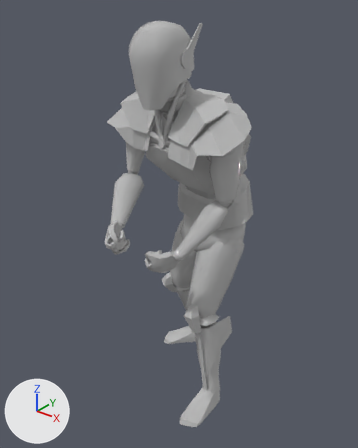
Before and after pictures for a commit that changed the FBX model Assets/enemy/anim/2legRobot_final@Great Sword Idle.fbx.
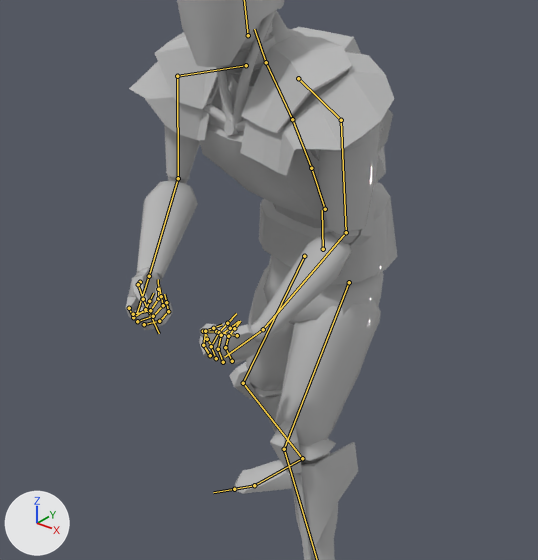
There are two pictures of each version: one whole from a 50 mm lens placed at (5.45, -7.93, 8.58), pointed at (-0.26, -0.78, 4.15), one close up on the part from 10% to 92% of the width and 16% to 85% of the height. Every picture has the same lights, and +X, +Y and +Z are marked at lower left. Both versions are drawn at frame 47 of the action 'mixamo.com'; the numbers are the values there. The bones that bend it are drawn over the model as lines in the close-ups.
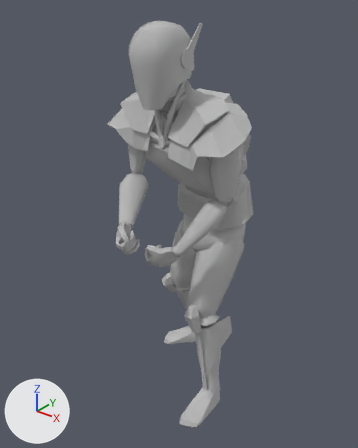
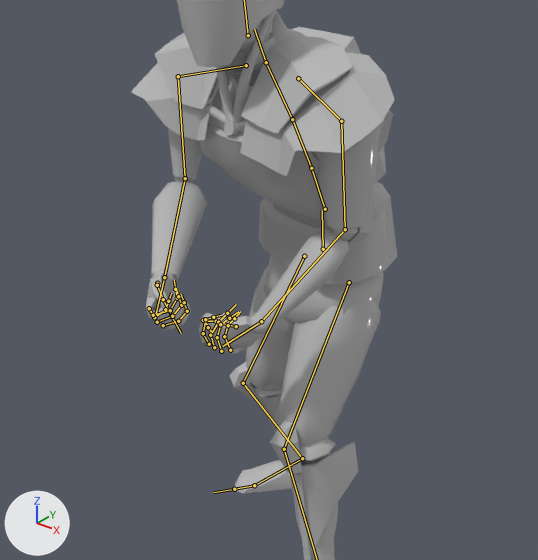
Changed parts and their boxes [x1, y1, x2, y2] in the close-ups (538 x 560 px):
'Box154', posed: before [129, 32, 394, 176]; after [131, 33, 395, 176]
'Cylinder011', posed (7% narrower): before [136, 174, 359, 339]; after [151, 175, 358, 331]
'Box168', posed: before [164, 120, 384, 246]; after [168, 121, 384, 243]
'Box169', posed (15% narrower, 11% shorter): before [126, 267, 270, 364]; after [146, 268, 268, 354]
bone 'mixamorig:LeftArm', root to tip: before (341, 120) to (346, 232); after (341, 121) to (345, 229)
bone 'mixamorig:LeftForeArm', root to tip: before (346, 232) to (263, 329); after (345, 229) to (261, 321)
bone 'mixamorig:RightArm', root to tip: before (177, 76) to (178, 178); after (178, 76) to (185, 178)
bone 'mixamorig:RightForeArm', root to tip: before (178, 178) to (149, 276); after (185, 178) to (164, 277)

The change in detail:
Bone 'mixamorig:LeftArm' (bone_mixamorig_leftarm) turns from (50, -17, 25) to (53, -17, 25) degrees about its own x, y and z.
Bone 'mixamorig:LeftForeArm' (bone_mixamorig_leftforearm) turns from (7, -5, 27) to (8, -2, 27) degrees about its own x, y and z.
Bone 'mixamorig:RightArm' (bone_mixamorig_rightarm) turns from (45, 21, -33) to (48, 20, -33) degrees about its own x, y and z.
Bone 'mixamorig:RightForeArm' (bone_mixamorig_rightforearm) turns from (-4, 7, -43) to (-2, 4, -43) degrees about its own x, y and z.
